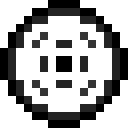
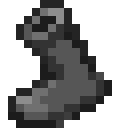
Layered file, before and after one edit (128×128). Changes by layer:
added layer "Layer 4" above "Area" over [8, 0, 112, 128]
hid "Area" over [0, 0, 128, 128]
